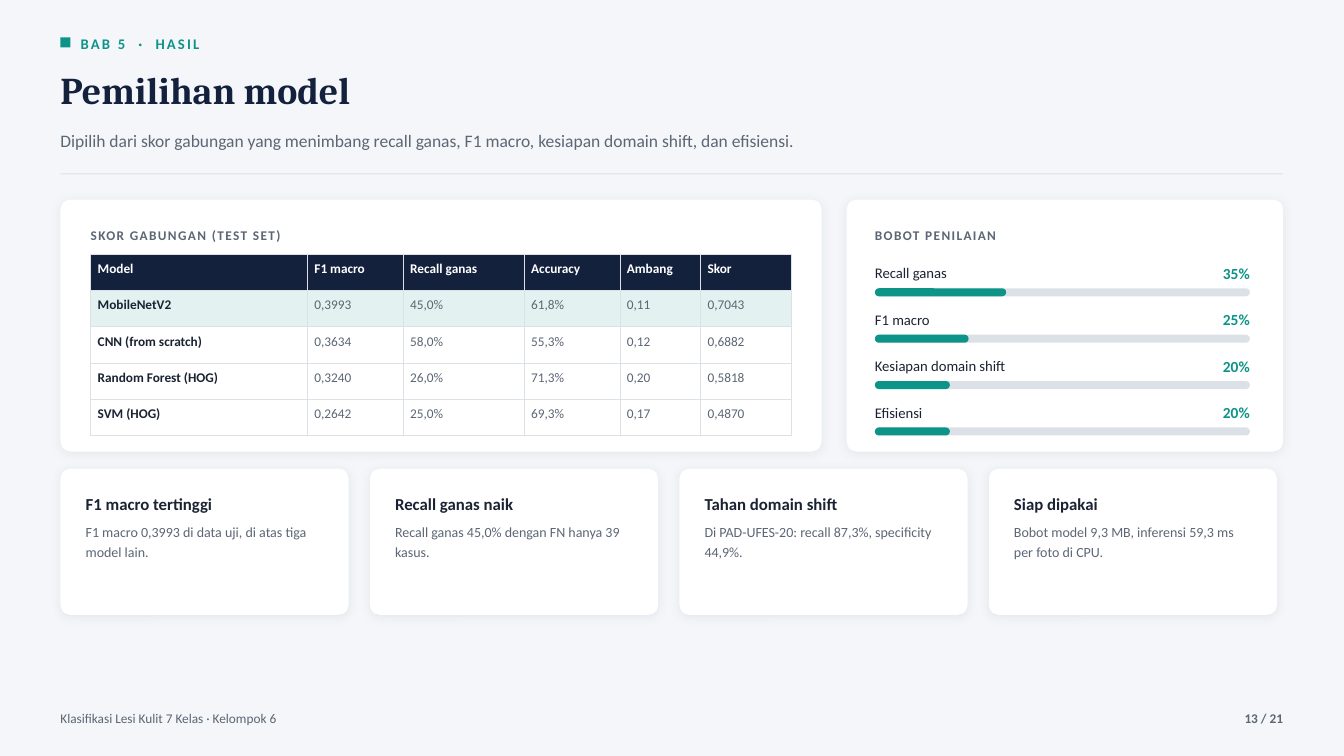
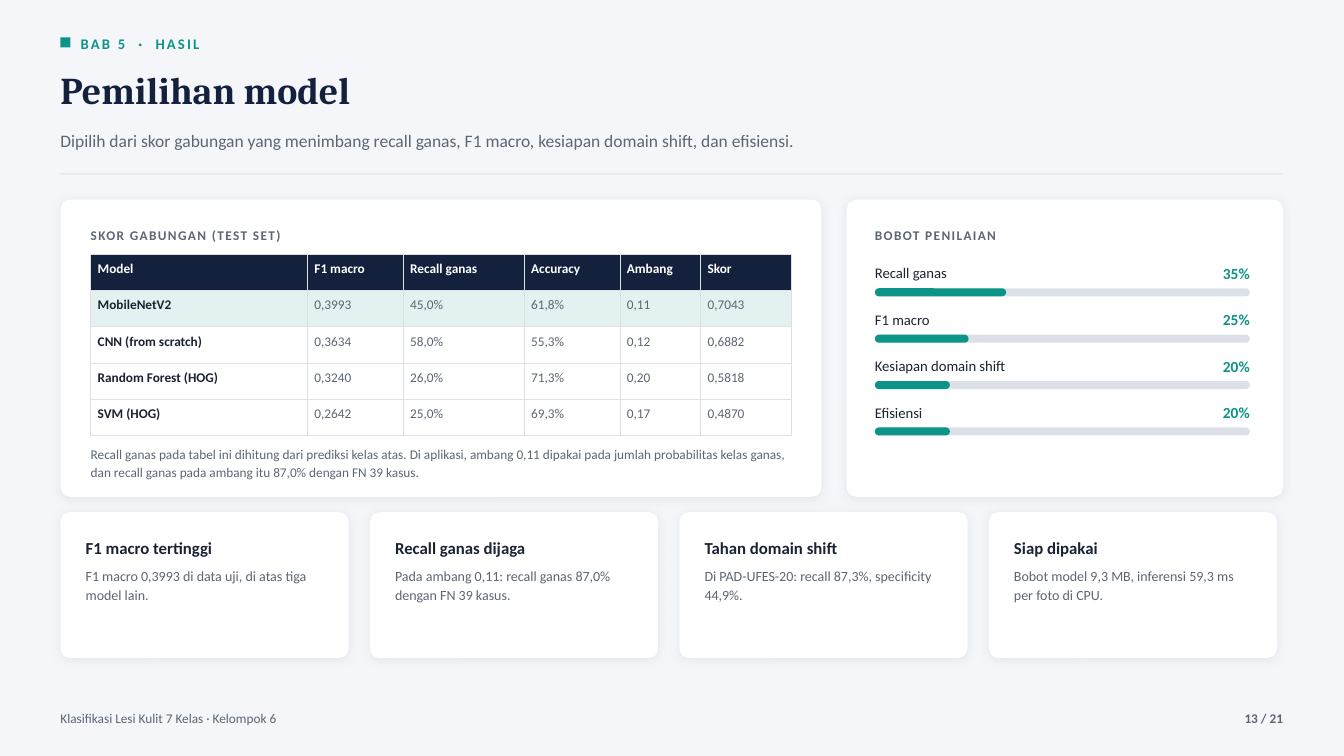
Before and after one commit to Grenaydinkamil/ProjectForestry_ML2026_Mendekteksi_Lesi_Kulit, a slide deck: slide 13 of docs/PPT_KEL6_Kaltafarmforesty.pptx. Drawn at 1344x756 pixels with LibreOffice and Linux fonts; fonts in the diff are those of the drawing. Boxes give left, top, right and bottom in pixels: in the first picture for what was removed or moved away, otherwise in the second. Text is boxed around its words. In the diff, an @@ line names an element or a change of style, - is before the commit and + after.

```diff
--- a/docs/PPT_KEL6_Kaltafarmforesty.pptx
+++ b/docs/PPT_KEL6_Kaltafarmforesty.pptx
@@ rounded rectangle: place and size @@
-rounded rectangle at <box>60,200,822,452</box>
+rounded rectangle at <box>60,200,822,497</box>
@@ rounded rectangle at <box>60,200,822,497</box>: proportions changed @@
@@ rounded rectangle at <box>847,200,1284,497</box>: proportions changed @@
@@ rounded rectangle: place and size @@
-rounded rectangle at <box>847,200,1284,452</box>
+rounded rectangle at <box>847,200,1284,497</box>
@@ text added at <box>91,450,785,480</box>, 9.5 pt, text #5C6675 @@
+Recall ganas pada tabel ini dihitung dari prediksi kelas atas. Di aplikasi, ambang 0,11 dipakai pada jumlah probabilitas kelas ganas, dan recall ganas pada ambang itu 87,0% dengan FN 39 kasus.
@@ 6 texts, 4 rounded rectangles: place and size @@
-6 texts, 4 rounded rectangles at <box>60,469,1277,615</box>
+6 texts, 4 rounded rectangles at <box>60,512,1277,658</box>
@@ text at <box>395,542,526,557</box>: text changed @@
-Recall ganas naik
+Recall ganas dijaga
@@ text at <box>395,571,611,603</box>: text changed @@
-Recall ganas 45,0% dengan FN hanya 39 kasus.
+Pada ambang 0,11: recall ganas 87,0% dengan FN 39 kasus.
```
Also in this commit, not shown: 4 other slides changed, 9 other files.
